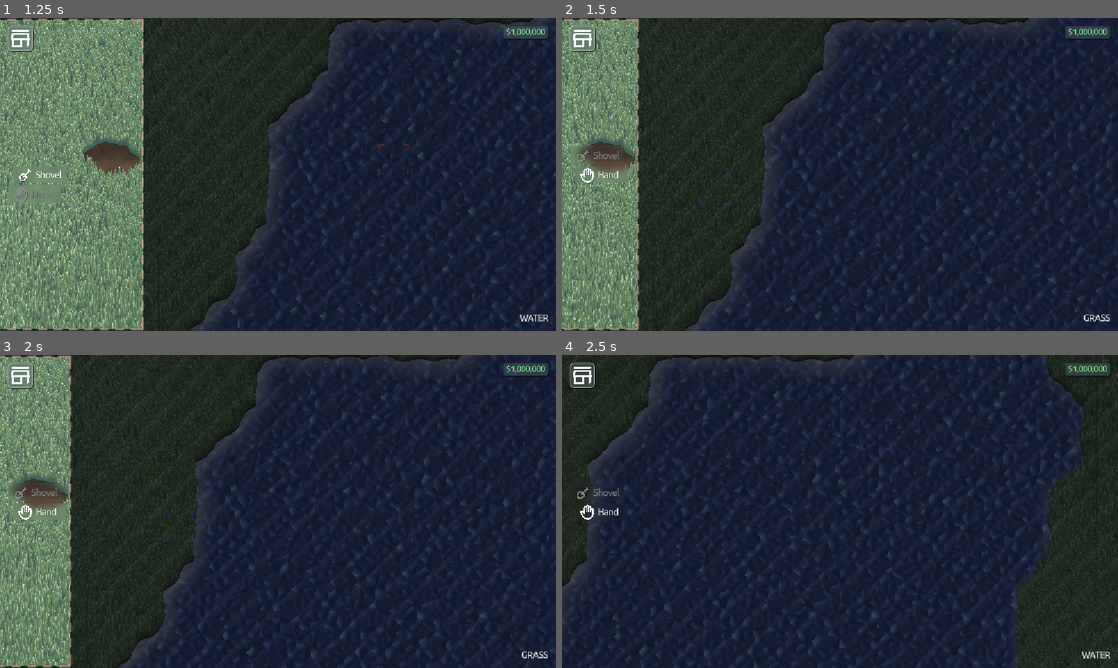
Above: before the commit, frames 1-4 (two rows, left to right).
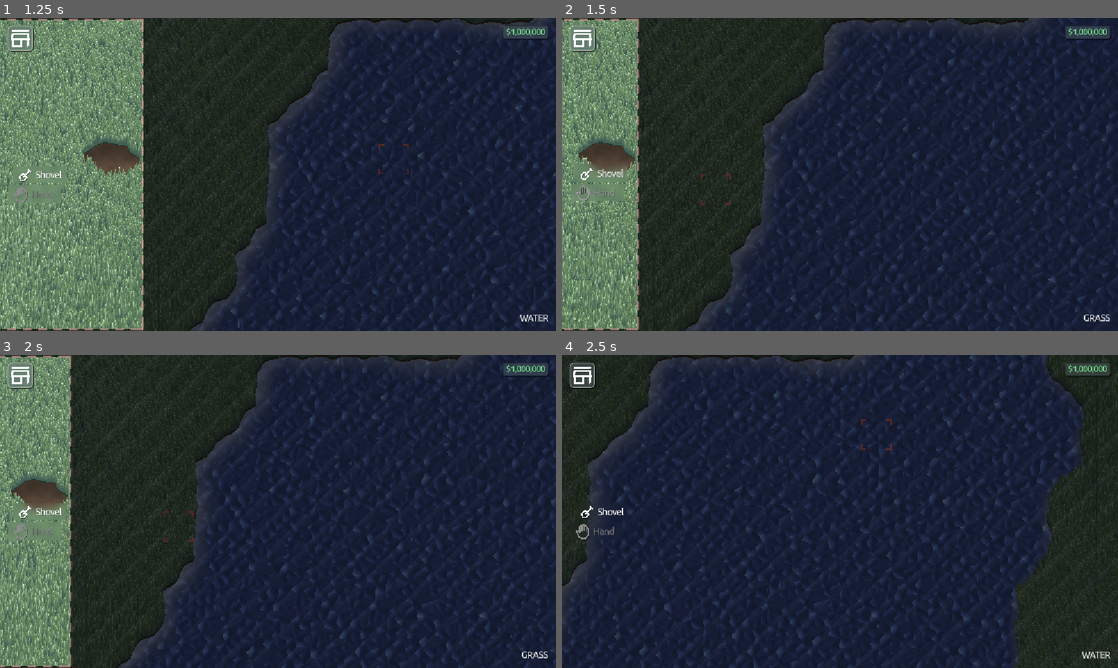
Above: after the commit, the same moments.

Repository: Glitch752/FarmAndFortune
Game: Godot game, scene res://scenes/Level.tscn
Same seed, same stepped clock (60 frames per second), same inputs: the game is played once before the commit and once after it.
Inputs (mouse positions are in pixels of both pictures, inside the frame that each line leads up to):
- Up to frame 1 (1.25 s): tap Enter at 0.5 s; move the mouse to (400, 158) at 0.52 s; press the mouse at (400, 158) at 0.53 s; hold D (move_right) from 0.53 s (still down); tap 1 at 0.8 s
- Up to frame 2 (1.5 s): move the mouse to (728, 190) at 1.27 s; release D (move_right) at 1.28 s; release the mouse at (728, 190) at 1.28 s; hold - (cycle_active_backward) from 1.28 s (still down); tap 1 at 1.35 s
- Up to frame 3 (2 s): keep holding - (cycle_active_backward); tap 9 at 1.55 s
- Up to frame 4 (2.5 s): move the mouse to (895, 442) at 2.02 s; release - (cycle_active_backward) at 2.03 s; press the mouse at (895, 442) at 2.03 s; hold D (move_right) from 2.03 s (still down); tap 9 at 2.1 s

Frame 1 is identical in both runs. In frame 2, 0.5% of the frame differs, in the area x 1-31%, y 40-60%; in frame 3, 0.5%; in frame 4, 0.4%.
Error before the commit: Modulo by zero error in operator '%'. (res://ui/interaction_tool_ui.gd:33)

Commit message:
Inventory and seed items

Diff:
--- a/data/item_data.gd
+++ b/data/item_data.gd
@@ -4,3 +4,6 @@
 @export var name: String
 @export var icon: Texture2D
 @export var description: String
+
+## If this item plants a crop, the crop data
+@export var crop: CropData = null
--- a/data/items/carrot_seeds.tres
+++ b/data/items/carrot_seeds.tres
@@ -1,9 +1,12 @@
-[gd_resource type="Resource" script_class="ItemData" load_steps=2 format=3 uid="uid://4die7ndt8jg"]
+[gd_resource type="Resource" script_class="ItemData" load_steps=3 format=3 uid="uid://4die7ndt8jg"]
 
 [ext_resource type="Script" uid="uid://bcbq2ty83ram" path="res://data/item_data.gd" id="1_errfy"]
+[ext_resource type="Texture2D" uid="uid://bm6lwxhnqqvf1" path="res://art/seeds_generated/carrot_icon.png" id="1_k1we8"]
 
 [resource]
 script = ExtResource("1_errfy")
 id = &"carrot_seeds"
 name = "Carrot Seeds"
+icon = ExtResource("1_k1we8")
+description = "Carrot seeds. Used to plant carrots."
 metadata/_custom_type_script = "uid://bcbq2ty83ram"
--- /dev/null
+++ b/data/items/corn_seeds.tres
@@ -0,0 +1,12 @@
+[gd_resource type="Resource" script_class="ItemData" load_steps=3 format=3 uid="uid://wxpxh33oavud"]
+
+[ext_resource type="Texture2D" uid="uid://da6fv8yfhb0j0" path="res://art/seeds_generated/corn_icon.png" id="1_vdpfq"]
+[ext_resource type="Script" uid="uid://bcbq2ty83ram" path="res://data/item_data.gd" id="2_b0s2s"]
+
+[resource]
+script = ExtResource("2_b0s2s")
+id = &"corn_seeds"
+name = "Corn Seeds"
+icon = ExtResource("1_vdpfq")
+description = "Corn seeds. Used to plant maize."
+metadata/_custom_type_script = "uid://bcbq2ty83ram"
--- /dev/null
+++ b/data/items/tomato_seeds.tres
@@ -0,0 +1,12 @@
+[gd_resource type="Resource" script_class="ItemData" load_steps=3 format=3 uid="uid://btrxtxt1ogdfn"]
+
+[ext_resource type="Texture2D" uid="uid://bgfa2i6ymejpc" path="res://art/seeds_generated/tomato_icon.png" id="1_akbme"]
+[ext_resource type="Script" uid="uid://bcbq2ty83ram" path="res://data/item_data.gd" id="2_cmy8j"]
+
+[resource]
+script = ExtResource("2_cmy8j")
+id = &"tomato_seeds"
+name = "Tomato Seeds"
+icon = ExtResource("1_akbme")
+description = "Tomato seeds. Used to plant tomatoes."
+metadata/_custom_type_script = "uid://bcbq2ty83ram"
--- a/project.godot
+++ b/project.godot
@@ -18,8 +18,10 @@
 
 [autoload]
 
+DataLoader="*res://scripts/data_loader.gd"
 MapSingleton="*res://scripts/map_singleton.gd"
 InteractionSingleton="*res://scripts/interaction_singleton.gd"
+InventorySingleton="*res://scripts/inventory_singleton.gd"
 
 [display]
 
--- a/scenes/LevelInterface.tscn
+++ b/scenes/LevelInterface.tscn
@@ -13,6 +13,7 @@
 [ext_resource type="Script" uid="uid://cs7ejnwk2xh01" path="res://scripts/debug_info.gd" id="11_0yjpr"]
 [ext_resource type="Script" uid="uid://ciau4abk50jne" path="res://scripts/highlighted_tile.gd" id="11_kn7d3"]
 [ext_resource type="Script" uid="uid://c5p428qel5vsk" path="res://scripts/interaction_type/harvest_interaction.gd" id="11_pudrt"]
+[ext_resource type="PackedScene" uid="uid://cf72ihm5tthdq" path="res://ui/inventory/Inventory.tscn" id="14_pudrt"]
 
 [sub_resource type="LabelSettings" id="LabelSettings_xdkid"]
 font_color = Color(0.5, 1, 0.60833335, 1)
@@ -120,3 +121,14 @@
 text = "whag"
 label_settings = SubResource("LabelSettings_kn7d3")
 script = ExtResource("11_kn7d3")
+
+[node name="Inventory" parent="." instance=ExtResource("14_pudrt")]
+layout_mode = 0
+anchors_preset = 0
+anchor_top = 0.0
+anchor_bottom = 0.0
+offset_left = 0.0
+offset_top = 0.0
+offset_right = 40.0
+offset_bottom = 40.0
+grow_vertical = 1
--- a/scripts/data_loader.gd
+++ b/scripts/data_loader.gd
@@ -2,6 +2,7 @@
 
 ## Loads data. wow.
 var seeds: Dictionary[String, CropData] = {}
+var items: Dictionary[String, ItemData] = {}
 
 ## Recursively loads all resources under data/[data_type]/**/*.tres
 func recursively_load_resources(data_type: String, _type_hint: String = "") -> Array[Resource]:
@@ -47,3 +48,11 @@
         else:
             push_error("Loaded resource is not of type CropData: %s" % seed_res)
     print("Loaded %d crops" % seeds.size())
+
+    var loaded_items = recursively_load_resources("items", "ItemData")
+    for item_res in loaded_items:
+        if item_res is ItemData:
+            items[item_res.id] = item_res
+        else:
+            push_error("Loaded resource is not of type ItemData: %s" % item_res)
+    print("Loaded %d items" % items.size())
--- /dev/null
+++ b/scripts/inventory_singleton.gd
@@ -0,0 +1,28 @@
+extends Node
+
+signal inventory_changed
+
+var items: Dictionary[StringName, int] = {}
+
+func add_item(item_id: StringName, quantity: int = 1) -> void:
+    if items.has(item_id):
+        items[item_id] += quantity
+    else:
+        items[item_id] = quantity
+    emit_signal("inventory_changed")
+
+func remove_item(item_id: StringName, quantity: int = 1) -> bool:
+    if items.has(item_id):
+        var current_quantity = items[item_id]
+        if current_quantity >= quantity:
+            items[item_id] = max(0, items[item_id] - quantity)
+            emit_signal("inventory_changed")
+            return true
+        return false
+    return false
+
+func get_item_quantity(item_id: StringName) -> int:
+    return items.get(item_id, 0)
+
+func has_item(item_id: StringName, quantity: int = 1) -> bool:
+    return get_item_quantity(item_id) >= quantity
--- a/ui/interaction_tool_ui.gd
+++ b/ui/interaction_tool_ui.gd
@@ -11,7 +11,25 @@
         remove_child(child)
         add_child(child, true, INTERNAL_MODE_FRONT)
 
+    InventorySingleton.inventory_changed.connect(update_seed_buttons)
+    update_seed_buttons()
 
+func update_seed_buttons() -> void:
+    # Remove all existing seed buttons
+    for child in get_children():
+        child.queue_free()
+
+    # Add a button for each seed in the inventory
+    for item_id in InventorySingleton.items.keys():
+        var item_data = DataLoader.items[item_id]
+
+        if item_data.crop != null:
+            var button = preload("res://ui/CropButton.tscn").instantiate()
+            button.tool_name = item_data.name
+            button.tool_icon = item_data.icon
+            button.color = Color.WHITE
+            button.interaction = PlantInteraction.new(item_data.crop.id)
+            add_child(button)
 
 func _on_selected_index_changed(new_index: int) -> void:
     InteractionSingleton.current_interaction = get_child(new_index, true).get_interaction_type()
@@ -30,7 +48,7 @@
         var key_event = event as InputEventKey
         var key = key_event.keycode
         if key >= Key.KEY_1 and key <= Key.KEY_9:
-            selected_index = (key - Key.KEY_1) % get_child_count()
+            selected_index = (key - Key.KEY_1) % get_child_count(true)
             get_viewport().set_input_as_handled()
             return
 
--- /dev/null
+++ b/ui/inventory/Inventory.tscn
@@ -0,0 +1,14 @@
+[gd_scene format=3 uid="uid://cf72ihm5tthdq"]
+
+[node name="Inventory" type="VBoxContainer"]
+anchors_preset = 2
+anchor_top = 1.0
+anchor_bottom = 1.0
+offset_left = 16.0
+offset_top = -56.0
+offset_right = 56.0
+offset_bottom = -16.0
+grow_vertical = 0
+
+[node name="PanelContainer" type="PanelContainer" parent="."]
+layout_mode = 2
Binary file added: art/icons/shovel.png
Not shown, added: art/icons/shovel.png.import
Binary file added: art/seedling.png
Not shown, added: art/seedling.png.import
Binary file added: art/seeds_generated/carrot_icon.png
Not shown, added: art/seeds_generated/carrot_icon.png.import
Binary file added: art/seeds_generated/corn_icon.png
Not shown, added: art/seeds_generated/corn_icon.png.import
Binary file added: art/seeds_generated/tomato_icon.png
Not shown, added: art/seeds_generated/tomato_icon.png.import
Not shown: 1 places in scenes/LevelInterface.tscn that only renumber resources
Not shown, added: scripts/inventory_singleton.gd.uid
(and 2 more such lines)
